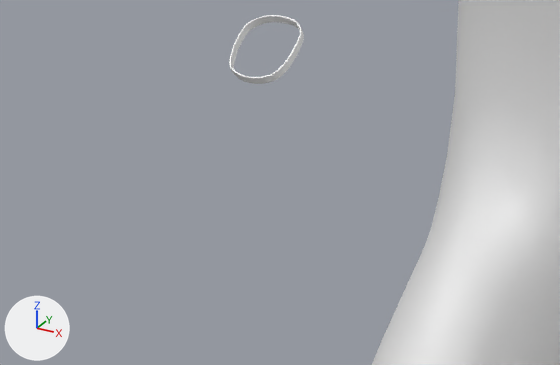
Two versions of the FBX model 3D modellen/Hond/Moustache.fbx, one commit apart.
Both versions are drawn from a 50 mm lens placed at (12.5, -24.3, 12.5), pointed at (-0.8, -0.2, 0.4). The axes (+X, +Y, +Z) are drawn at lower left. The lights are the same throughout. Where no turn or scale is listed for an object, it has been applied to the vertices.

Objects in the first picture: 'Collar', 'Dog'.
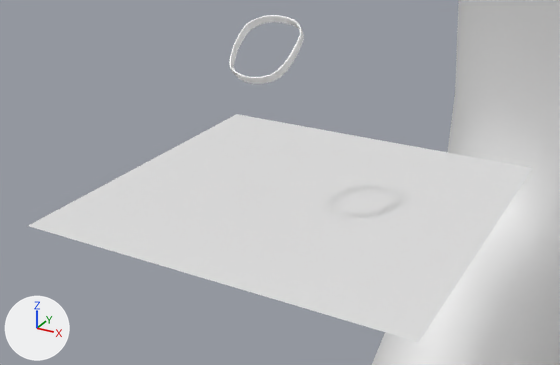
Boxes [x1, y1, x2, y2] around the edits, measured in the pictures (560 x 365 px):
'Plane', added
    after: [28, 114, 533, 342]

The change, as a list of edits to the scene's bpy script:
```text
Add me_mesh_1:
    me_mesh_1.from_pydata(...)  # 441 vertices, 400 faces; spans x -7.27..7.27, y -7.05..7.05, z 0.0
Add ob_plane:
    ob_plane = bpy.data.objects.new('Plane', me_mesh_1)
    ob_plane.location = (0.0, 0.0, 0.0)
```
